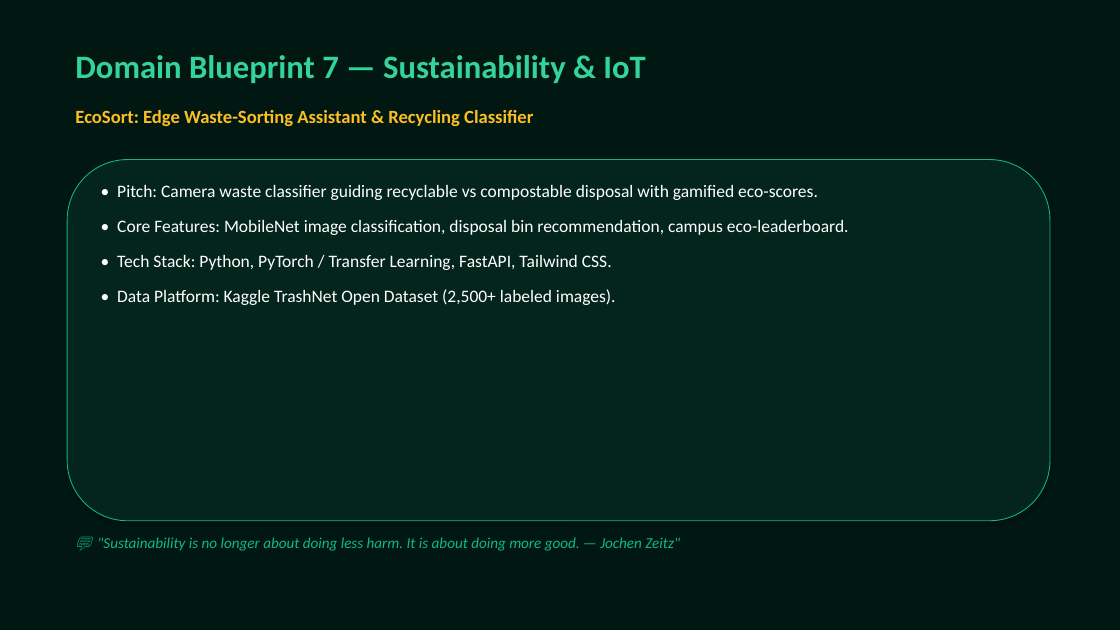
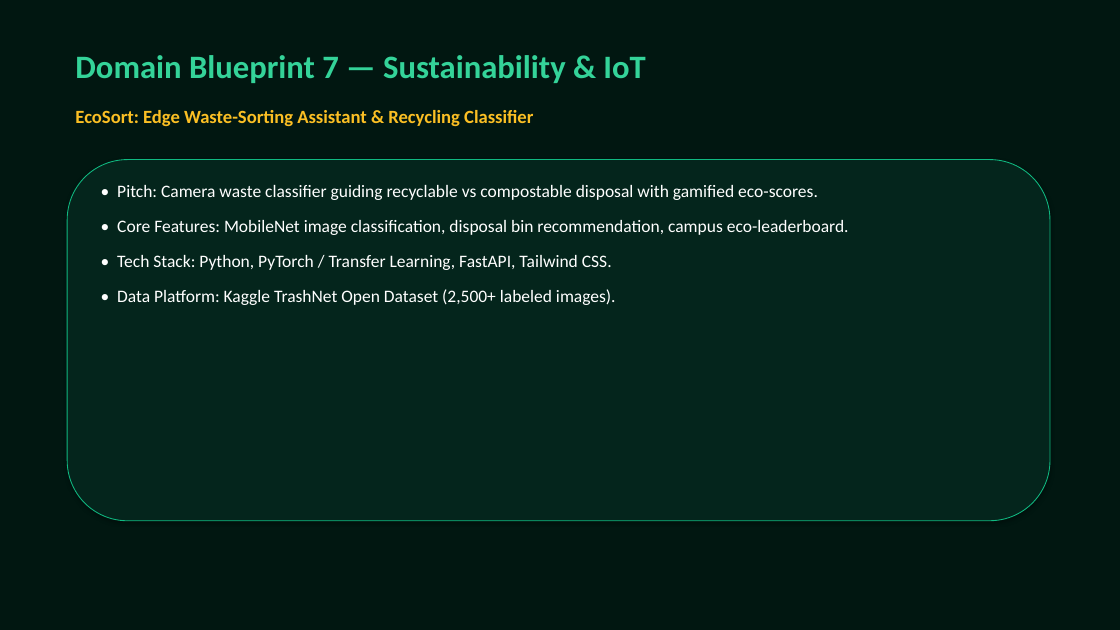
Before and after one commit to ishansharma16012007-bot/3hr-promptwars, a slide deck: slide 15 of antigravity_presentation.pptx. Drawn at 1120x630 pixels with LibreOffice and Linux fonts; fonts in the diff are those of the drawing. Boxes give left, top, right and bottom in pixels: in the first picture for what was removed or moved away, otherwise in the second. Text is boxed around its words. In the diff, an @@ line names an element or a change of style, - is before the commit and + after.

```diff
--- a/antigravity_presentation.pptx
+++ b/antigravity_presentation.pptx
@@ text removed at (97,537,680,551) @@
-💬 "Sustainability is no longer about doing less harm. It is about doing more good. — Jochen Zeitz"
```
Also in this commit, not shown: 19 other slides changed, 3 other files.
